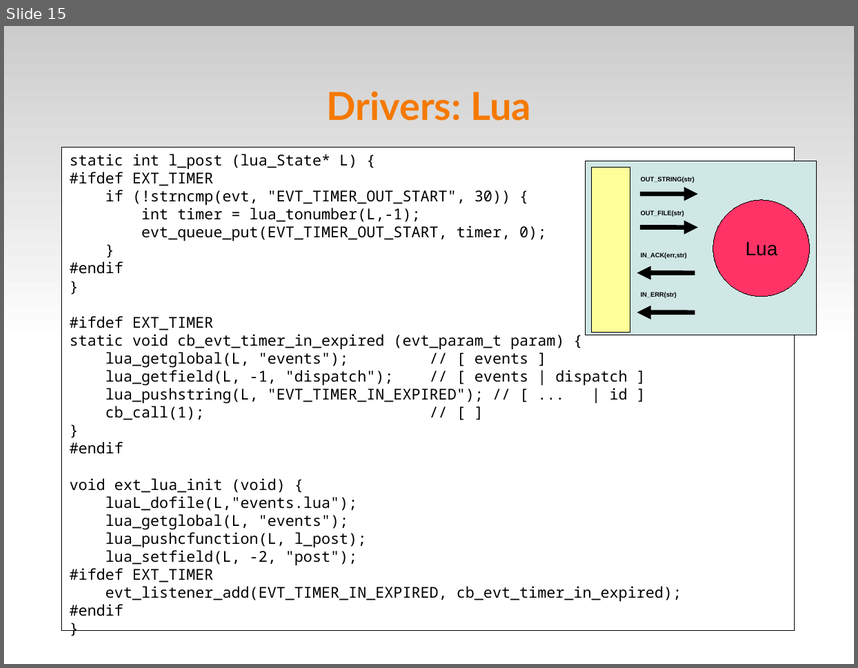
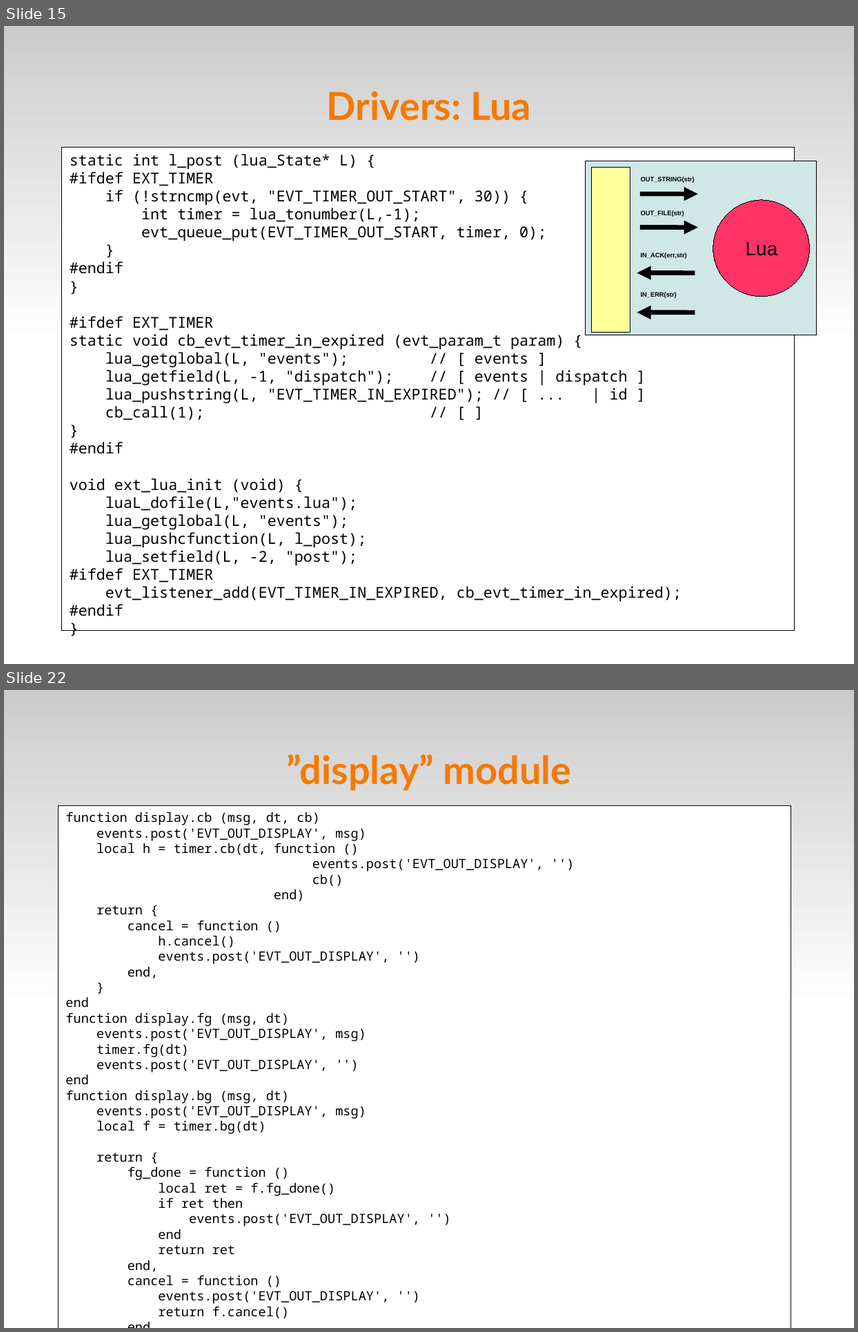
Before and after one commit to fsantanna/events, a slide deck: evt.odp. Shown one above the other, each under a label of ours: slide 15 before the commit, slides 15 and 22 after it; the slides between them are not shown. The pictures are 858x668 and 858x1332 pixels, drawn with LibreOffice and Linux fonts; fonts in the diff are those of the drawing. Boxes give left, top, right and bottom in pixels: in the first picture for what was removed or moved away, otherwise in the second. Text is boxed around its words. In the diff, an @@ line names an element or a change of style, - is before the commit and + after.

Commit message:
(+) app6 (+) drv_display

```diff
--- a/evt.odp
+++ b/evt.odp
@@ slide 22 added at box(4, 690, 854, 1328), background #FFFFFF; not listed: 1 template element that a slide beside it also shows @@
@@ title added at box(286, 754, 572, 791), 36 pt, text #F57900, bold @@
+”display” module
@@ rectangle added at box(58, 806, 791, 1328), fill #FFFFFF, outline #000000 0 pt, 12 pt, text #000000 @@
+function display.cb (msg, dt, cb)
+events.post('EVT_OUT_DISPLAY', msg)
+local h = timer.cb(dt, function ()
+events.post('EVT_OUT_DISPLAY', '')
+cb()
+end)
+return {
+cancel = function ()
+h.cancel()
+events.post('EVT_OUT_DISPLAY', '')
+end,
+}
+end
+function display.fg (msg, dt)
+events.post('EVT_OUT_DISPLAY', msg)
+timer.fg(dt)
+events.post('EVT_OUT_DISPLAY', '')
+end
+function display.bg (msg, dt)
+events.post('EVT_OUT_DISPLAY', msg)
+local f = timer.bg(dt)
+return {
+fg_done = function ()
+local ret = f.fg_done()
+if ret then
+events.post('EVT_OUT_DISPLAY', '')
+end
+return ret
+end,
+cancel = function ()
+events.post('EVT_OUT_DISPLAY', '')
+return f.cancel()
+end,
+}
+end
```
Also in this commit, not shown: 3 slides changed, 3 other slides added, 5 other files.
